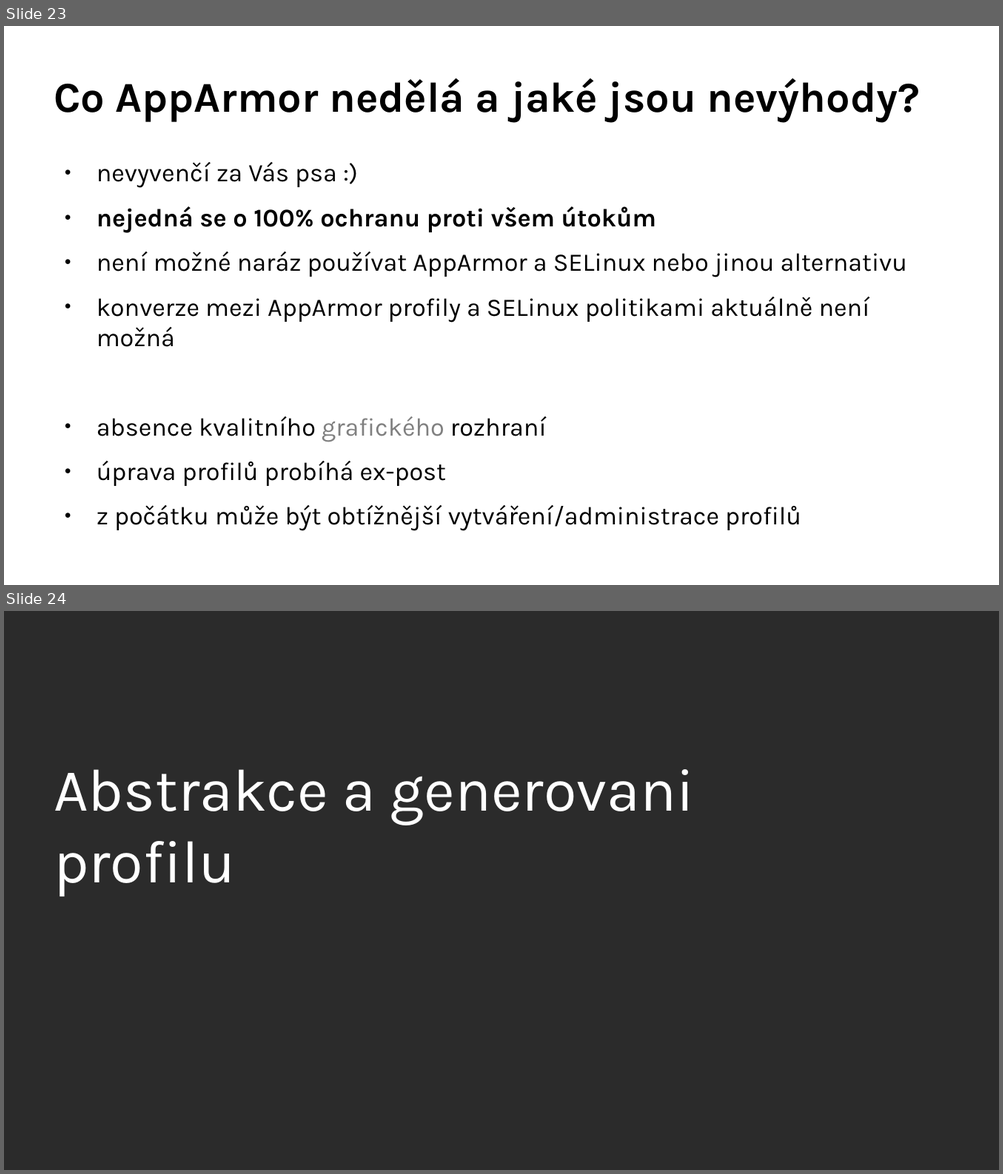
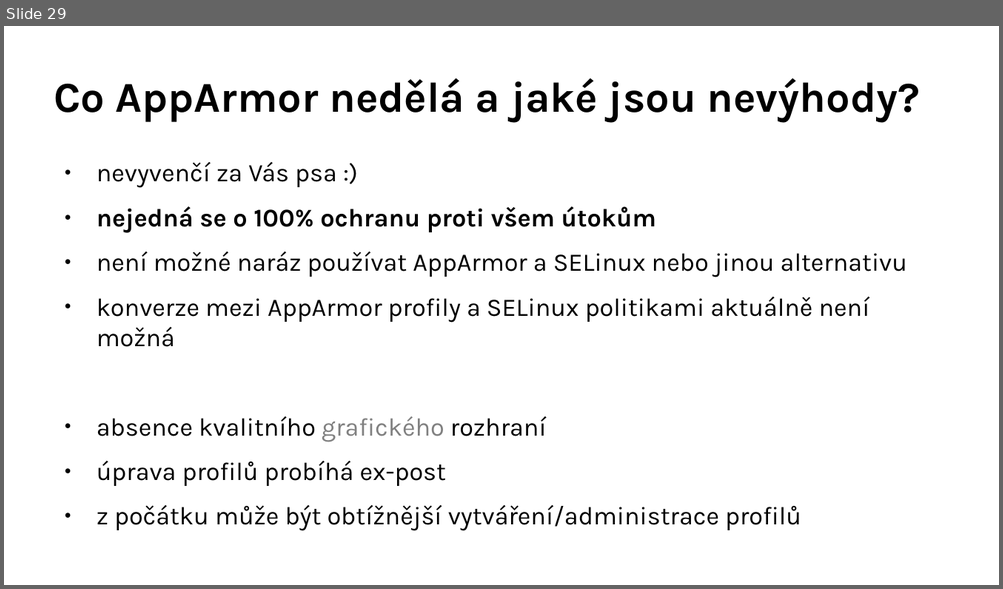
Before and after one commit to djz88/docs, a slide deck: apparmor/apparmor_openalt2017_extended.odp. Shown one above the other, each under a label of ours: slides 23 and 24 before the commit, slide 29 after it. The pictures are 1003x1174 and 1003x589 pixels, drawn with LibreOffice and Linux fonts; fonts in the diff are those of the drawing; background and template pictures are left out; a plain dark background stands for a picture behind light text. Boxes give left, top, right and bottom in pixels: in the first picture for what was removed or moved away, otherwise in the second. Text is boxed around its words. In the diff, an @@ line names an element or a change of style, - is before the commit and + after.

```diff
--- a/apparmor/apparmor_openalt2017_extended.odp
+++ b/apparmor/apparmor_openalt2017_extended.odp
@@ slide 24 removed at (4,611,999,1170), background picture (left out) @@
@@ title removed at (54,769,694,897) @@
-Abstrakce a generovani profilu
@@ what was slide 23 is now slide 29 @@
```
Also in this commit, not shown: 3 slides changed, 8 slides added.
